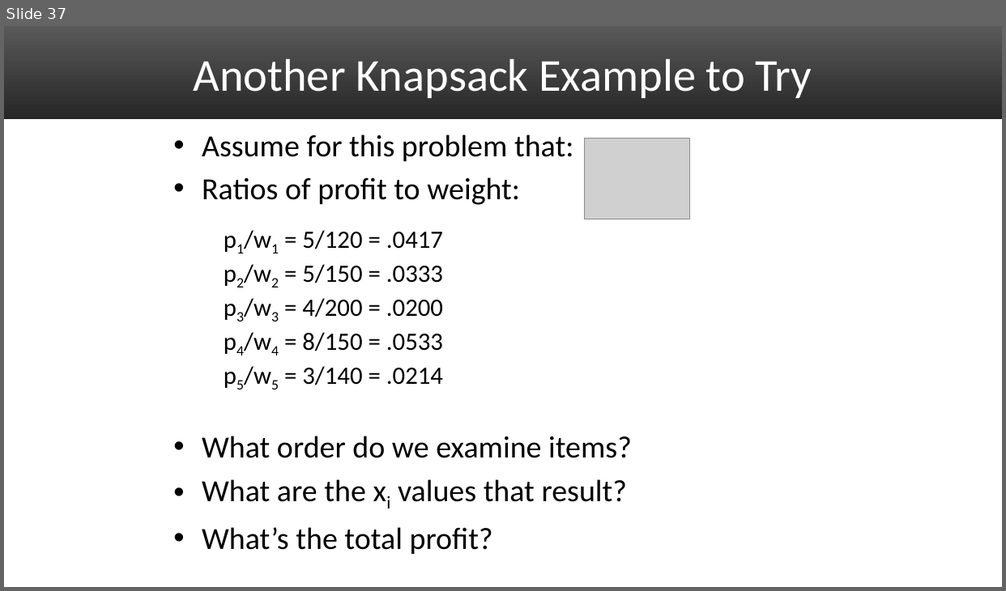
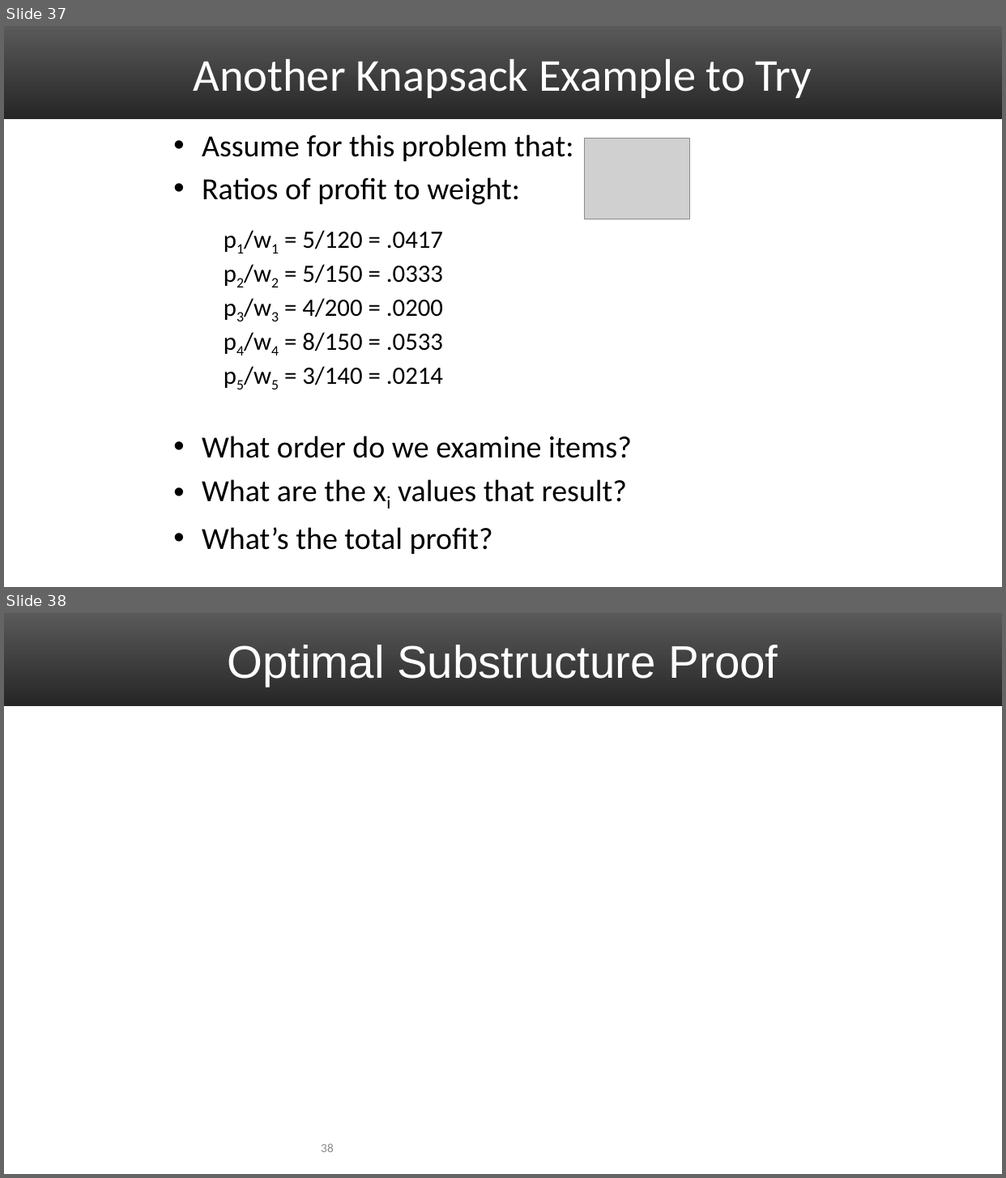
Before and after one commit to uva-cs/cs4102-f21, a slide deck: slides/GreedyAlgorithms_1.pptx. Shown one above the other, each under a label of ours: slide 37 before the commit, slides 37 and 38 after it. The pictures are 1006x591 and 1006x1178 pixels, drawn with LibreOffice and Linux fonts; fonts in the diff are those of the drawing; grey boxes stand for pictures. Boxes give left, top, right and bottom in pixels: in the first picture for what was removed or moved away, otherwise in the second. Text is boxed around its words. In the diff, an @@ line names an element or a change of style, - is before the commit and + after.

Commit message:
added knapsack proof to slides

```diff
--- a/slides/GreedyAlgorithms_1.pptx
+++ b/slides/GreedyAlgorithms_1.pptx
@@ slide 38 added at [4, 613, 1002, 1174], background #FFFFFF; not listed: 1 template element that a slide beside it also shows @@
@@ title added at [227, 645, 778, 686], 44 pt, text #FFFFFF @@
+Optimal Substructure Proof
@@ page number added at [321, 1144, 334, 1152], 12 pt, text #8C8C8C @@
+38
```
Also in this commit, not shown: 1 slide changed, 3 other slides added, 1 other file.
